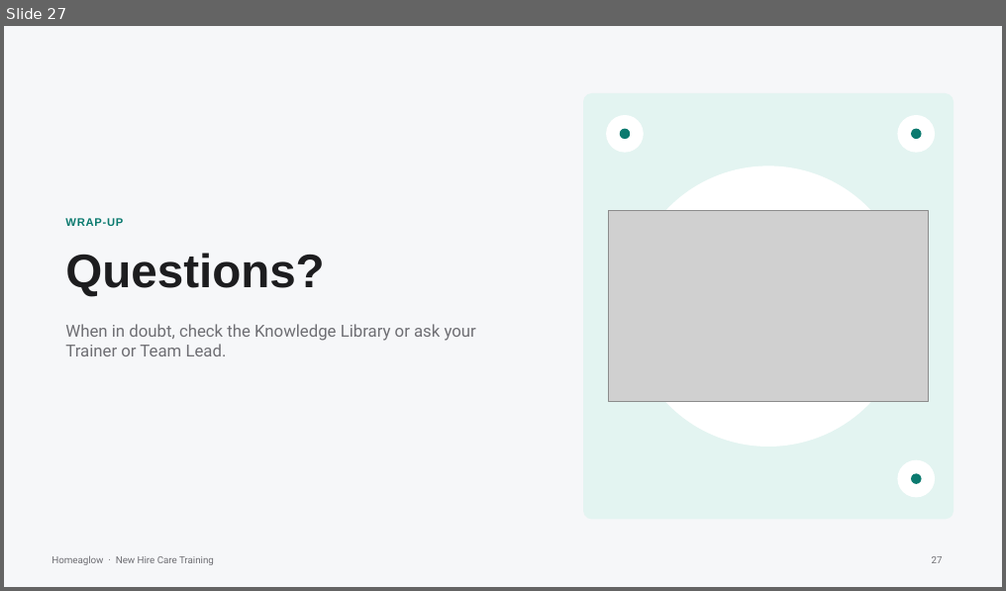
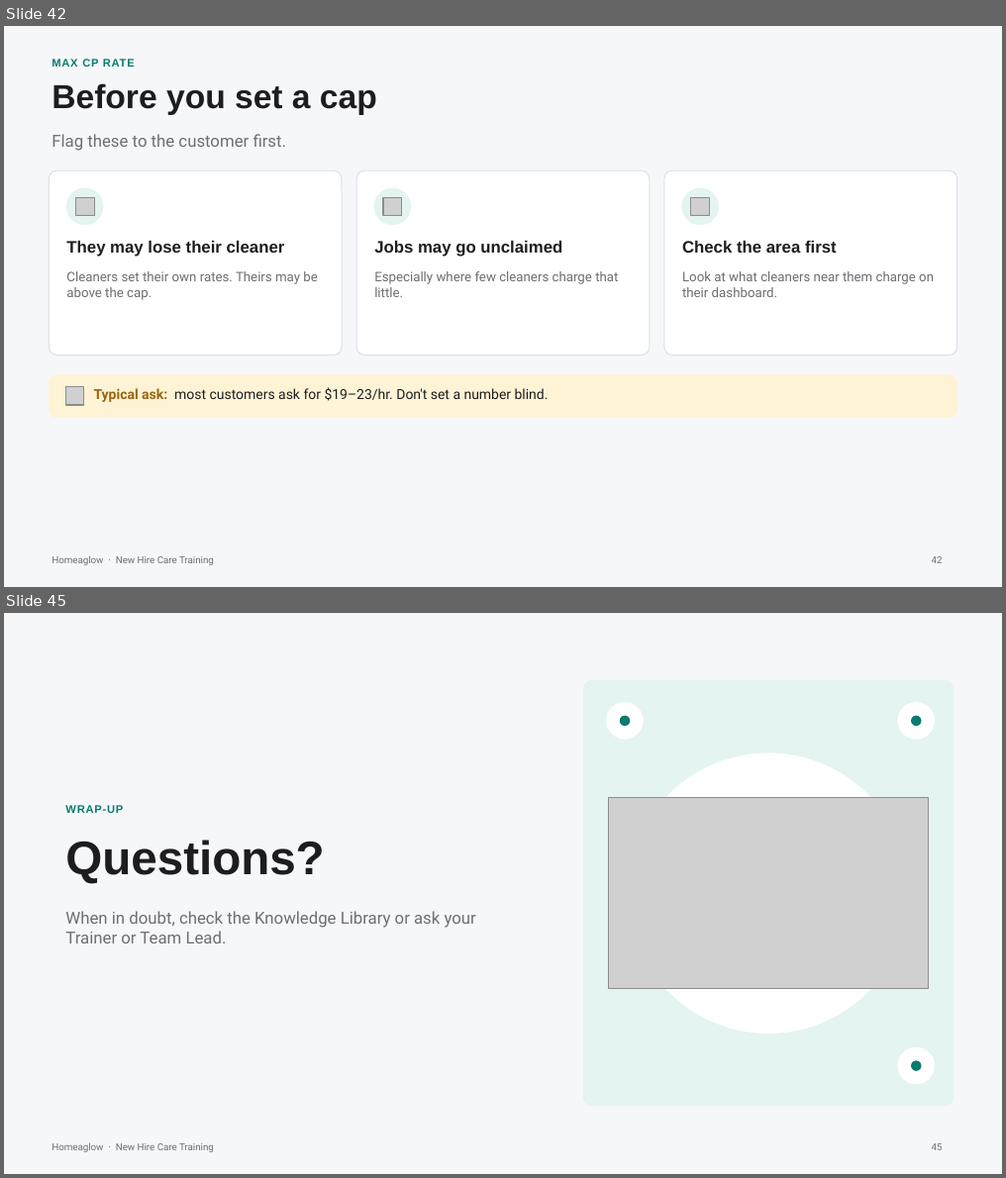
Before and after one commit to anjulimichelle/training, a slide deck: platform-mechanics/platform-operating-mechanics.pptx. Shown one above the other, each under a label of ours: slide 27 before the commit, slides 42 and 45 after it; the slides between them are not shown. The pictures are 1006x591 and 1006x1178 pixels, drawn with LibreOffice and Linux fonts; fonts in the diff are those of the drawing; grey boxes stand for pictures. Boxes give left, top, right and bottom in pixels: in the first picture for what was removed or moved away, otherwise in the second. Text is boxed around its words. In the diff, an @@ line names an element or a change of style, - is before the commit and + after.

```diff
--- a/platform-mechanics/platform-operating-mechanics.pptx
+++ b/platform-mechanics/platform-operating-mechanics.pptx
@@ slide 42 added at <box>4,26,1002,587</box>, background #F6F7F9; not listed: 1 template element that a slide beside it also shows @@
@@ text added at <box>52,59,135,67</box>, 8 pt, text #0B7A6F, bold @@
+MAX CP RATE
@@ text added at <box>52,83,377,115</box>, 24 pt, text #1D1D1F, bold @@
+Before you set a cap
@@ text added at <box>52,134,287,151</box>, 12 pt, text #6E6E73 @@
+Flag these to the customer first.
@@ rounded rectangle added at <box>49,171,342,356</box>, fill #FFFFFF, outline #DCE1E7 0.75 pt @@
@@ rounded rectangle added at <box>356,171,648,356</box>, fill #FFFFFF, outline #DCE1E7 0.75 pt @@
@@ rounded rectangle added at <box>664,171,957,356</box>, fill #FFFFFF, outline #DCE1E7 0.75 pt @@
@@ ellipse added at <box>67,188,103,225</box>, fill #E3F4F1, outline #E3F4F1 1 pt @@
@@ picture added at <box>76,197,95,217</box> @@
@@ ellipse added at <box>374,188,410,225</box>, fill #E3F4F1, outline #E3F4F1 1 pt @@
@@ picture added at <box>383,197,402,217</box> @@
@@ ellipse added at <box>682,188,719,225</box>, fill #E3F4F1, outline #E3F4F1 1 pt @@
@@ picture added at <box>691,197,710,217</box> @@
@@ text added at <box>66,241,285,257</box>, 12 pt, text #1D1D1F, bold @@
+They may lose their cleaner
@@ text added at <box>374,241,562,257</box>, 12 pt, text #1D1D1F, bold @@
+Jobs may go unclaimed
@@ text added at <box>682,241,837,253</box>, 12 pt, text #1D1D1F, bold @@
+Check the area first
@@ text added at <box>66,272,318,300</box>, 9.5 pt, text #6E6E73 @@
+Cleaners set their own rates. Theirs may be above the cap.
@@ text added at <box>374,272,618,297</box>, 9.5 pt, text #6E6E73 @@
+Especially where few cleaners charge that little.
@@ text added at <box>682,272,934,297</box>, 9.5 pt, text #6E6E73 @@
+Look at what cleaners near them charge on their dashboard.
@@ rounded rectangle added at <box>49,375,957,417</box>, fill #FFF3D6, outline #FFF3D6 0.75 pt @@
@@ picture added at <box>65,387,84,405</box> @@
@@ text added at <box>94,387,548,402</box>, 10 pt, text #1D1D1F @@
+Typical ask: most customers ask for $19–23/hr. Don't set a number blind.
@@ page number added at <box>932,557,943,564</box>, 7 pt, text #6E6E73 @@
+42
@@ what was slide 27 is now slide 45 @@
@@ page number at <box>932,1144,943,1151</box>: text changed @@
-27
+45
```
Also in this commit, not shown: 1 slide changed, 17 other slides added, 7 other files.
